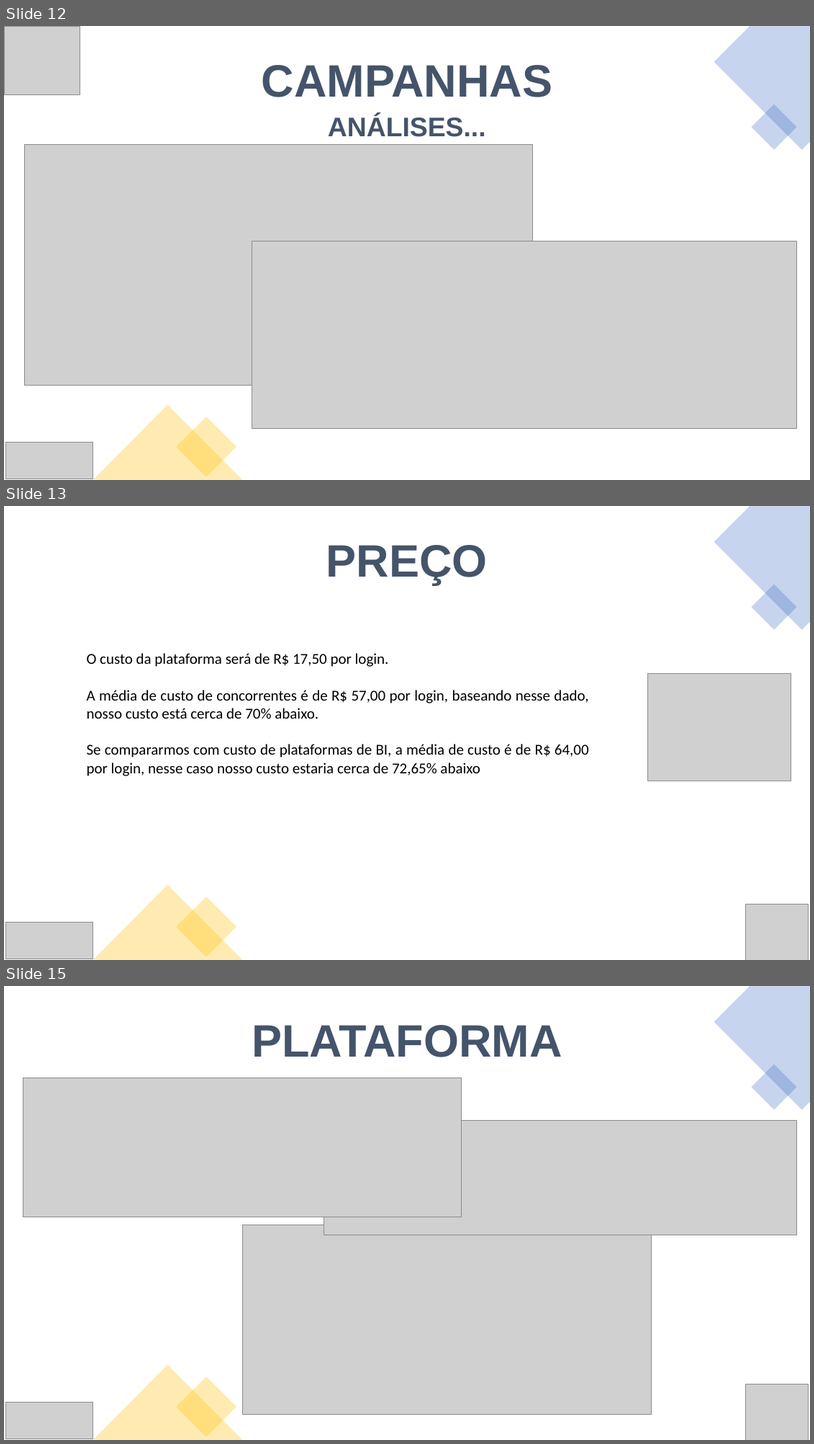
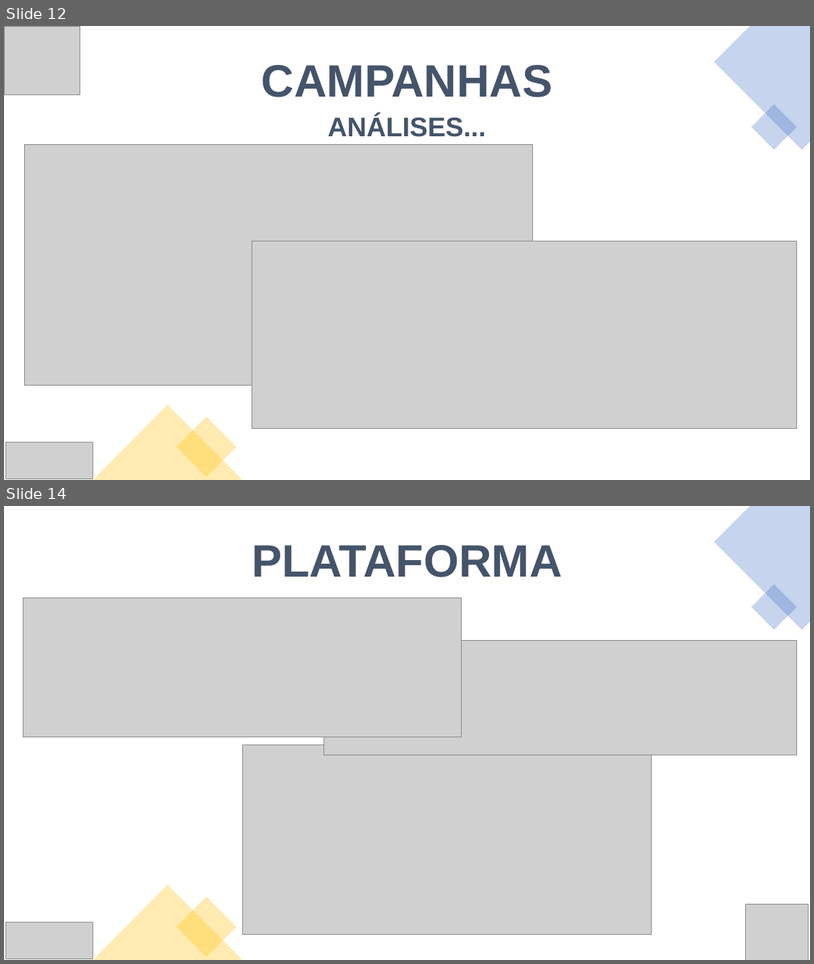
Before and after one commit to jhmiante/jhmiante.github.io, a slide deck: static/data/Apresentação SCC.pptx. Shown one above the other, each under a label of ours: slides 12, 13 and 15 before the commit, slides 12 and 14 after it; the slides between them are not shown. The pictures are 814x1444 and 814x964 pixels, drawn with LibreOffice and Linux fonts; fonts in the diff are those of the drawing; grey boxes stand for pictures. Boxes give left, top, right and bottom in pixels: in the first picture for what was removed or moved away, otherwise in the second. Text is boxed around its words. In the diff, an @@ line names an element or a change of style, - is before the commit and + after.

Commit message:
Preços + SCAI

```diff
--- a/static/data/Apresentação SCC.pptx
+++ b/static/data/Apresentação SCC.pptx
@@ slide 13 removed at (4, 506, 810, 960), background #FFFFFF @@
@@ freeform shape removed at (715, 506, 810, 630) @@
@@ text removed at (327, 545, 488, 584) @@
-PREÇO
@@ rectangle removed at (752, 584, 797, 629) @@
@@ text removed at (87, 653, 589, 776) @@
-O custo da plataforma será de R$ 17,50 por login.
-A média de custo de concorrentes é de R$ 57,00 por login, baseando nesse dado, nosso custo está cerca de 70% abaixo.
-Se compararmos com custo de plataformas de BI, a média de custo é de R$ 64,00 por login, nesse caso nosso custo estaria cerca de 72,65% abaixo
@@ picture removed at (648, 674, 792, 780) @@
@@ triangle removed at (93, 885, 242, 960) @@
@@ rectangle removed at (176, 896, 237, 957) @@
@@ picture removed at (746, 903, 808, 960) @@
@@ picture removed at (6, 922, 93, 959) @@
@@ what was slide 15 is now slide 14 @@
```
Also in this commit, not shown: 1 slide added, 1 other slide removed, 17 other files.
